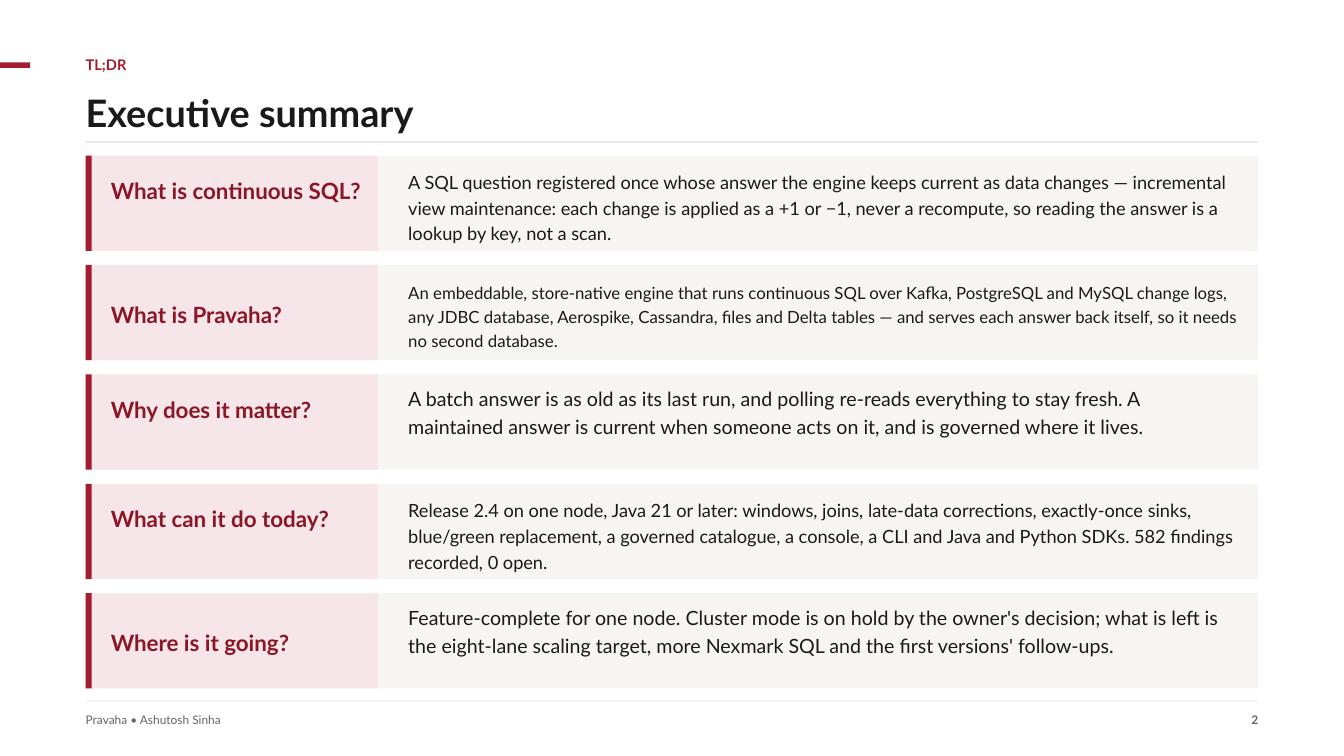
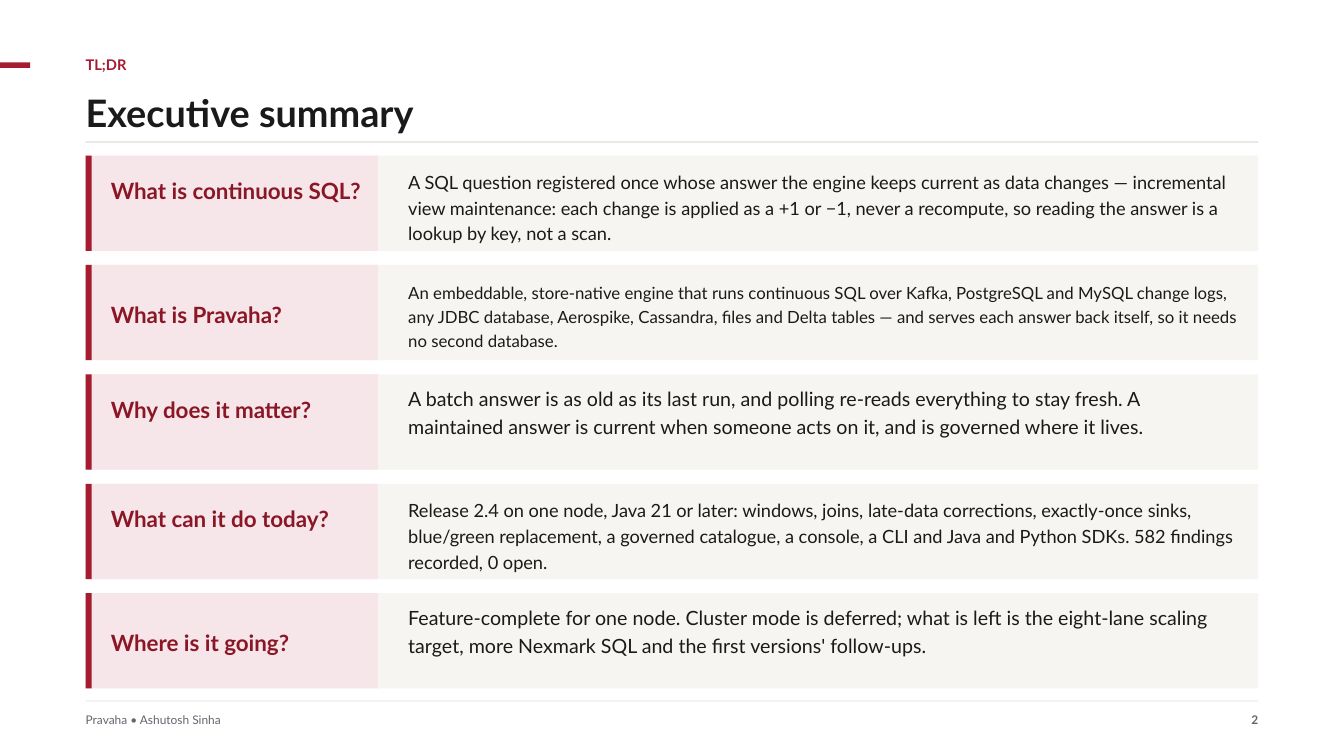
Before and after one commit to ajsinha/pravaha, a slide deck: slide 2 of docs/publications/Pravaha-Continuous-SQL-Engine-Design-and-Evidence.pptx. Drawn at 1344x756 pixels with LibreOffice and Linux fonts; fonts in the diff are those of the drawing. Boxes give left, top, right and bottom in pixels: in the first picture for what was removed or moved away, otherwise in the second. Text is boxed around its words. In the diff, an @@ line names an element or a change of style, - is before the commit and + after.

Commit message:
Deck: audience wording for what is deferred or not built

```diff
--- a/docs/publications/Pravaha-Continuous-SQL-Engine-Design-and-Evidence.pptx
+++ b/docs/publications/Pravaha-Continuous-SQL-Engine-Design-and-Evidence.pptx
@@ text at (x1=408, y1=610, x2=1207, y2=657): text changed @@
-Feature-complete for one node. Cluster mode is on hold by the owner's decision; what is left is the eight-lane scaling target, more Nexmark SQL and the first versions' follow-ups.
+Feature-complete for one node. Cluster mode is deferred; what is left is the eight-lane scaling target, more Nexmark SQL and the first versions' follow-ups.
```
Also in this commit, not shown: 2 other slides changed, 3 other files.
